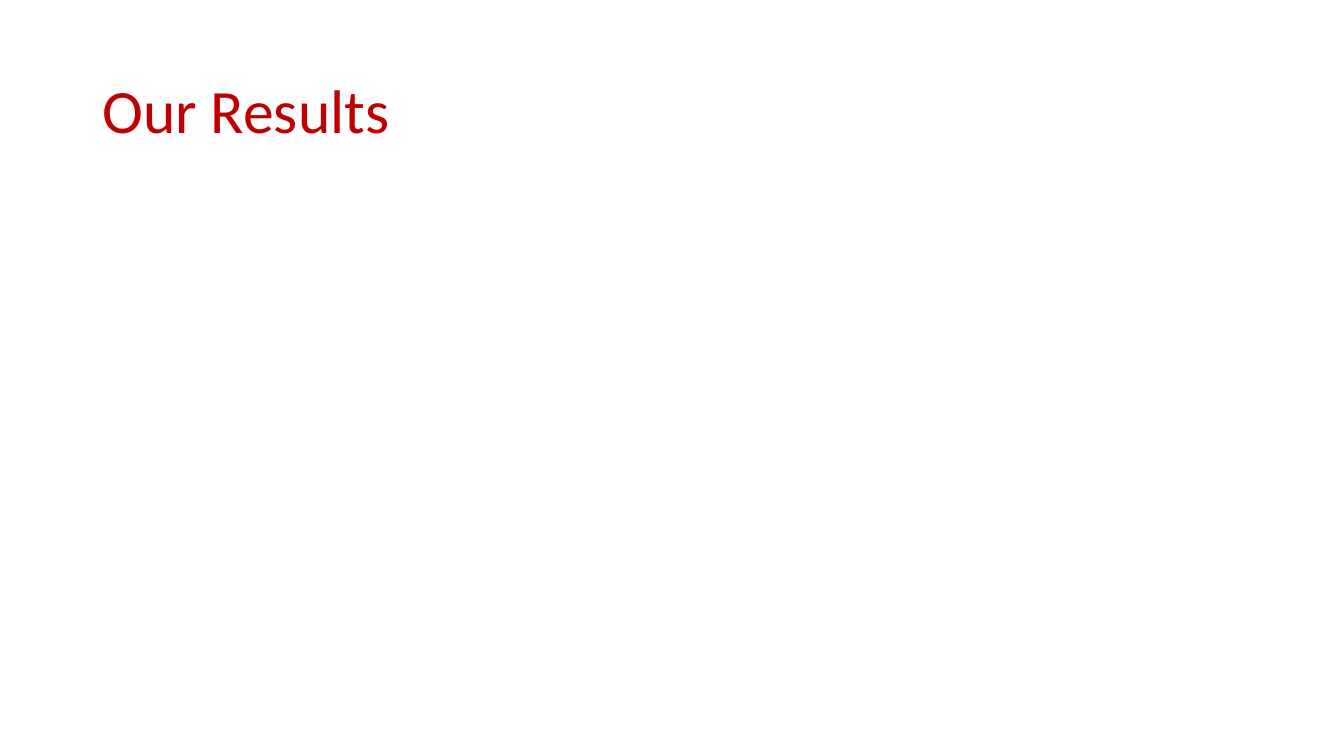
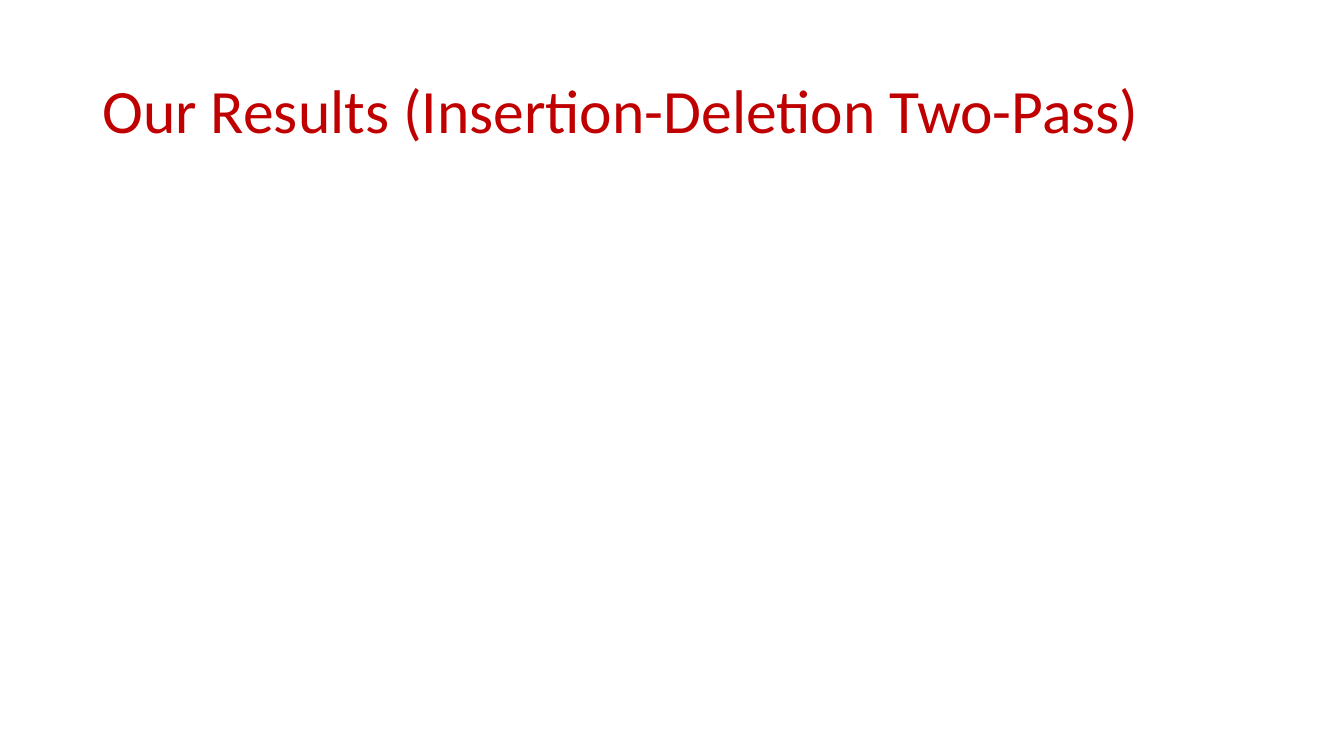
Before and after one commit to samsonzhou/samsonzhou.github.io, a slide deck: slide 19 of other-talks/FOCS 2023.pptx (slide 24 before the commit). Drawn at 1344x756 pixels with LibreOffice and Linux fonts; fonts in the diff are those of the drawing; grey boxes stand for pictures. Boxes give left, top, right and bottom in pixels: in the first picture for what was removed or moved away, otherwise in the second. Text is boxed around its words. In the diff, an @@ line names an element or a change of style, - is before the commit and + after.

```diff
--- a/other-talks/FOCS 2023.pptx
+++ b/other-talks/FOCS 2023.pptx
@@ title at <box>102,88,1139,142</box>: text changed @@
-Our Results
+Our Results (Insertion-Deletion Two-Pass)
```
Also in this commit, not shown: 7 other slides changed, 36 slides added, 1 slide removed, 1 other file.
